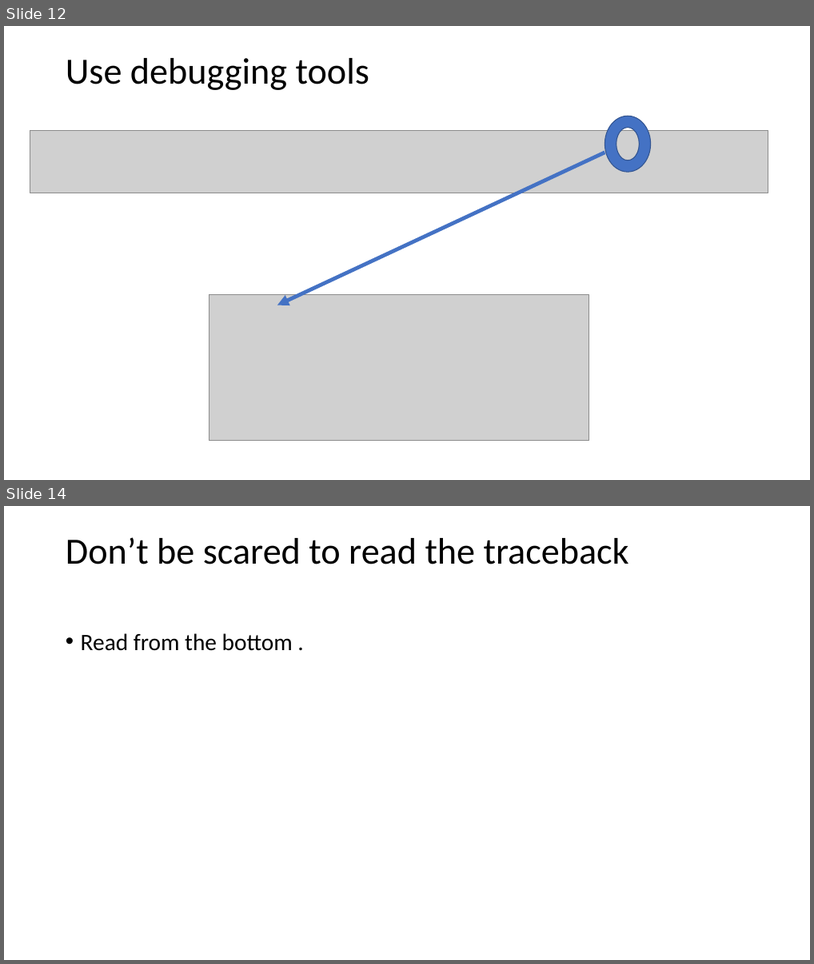
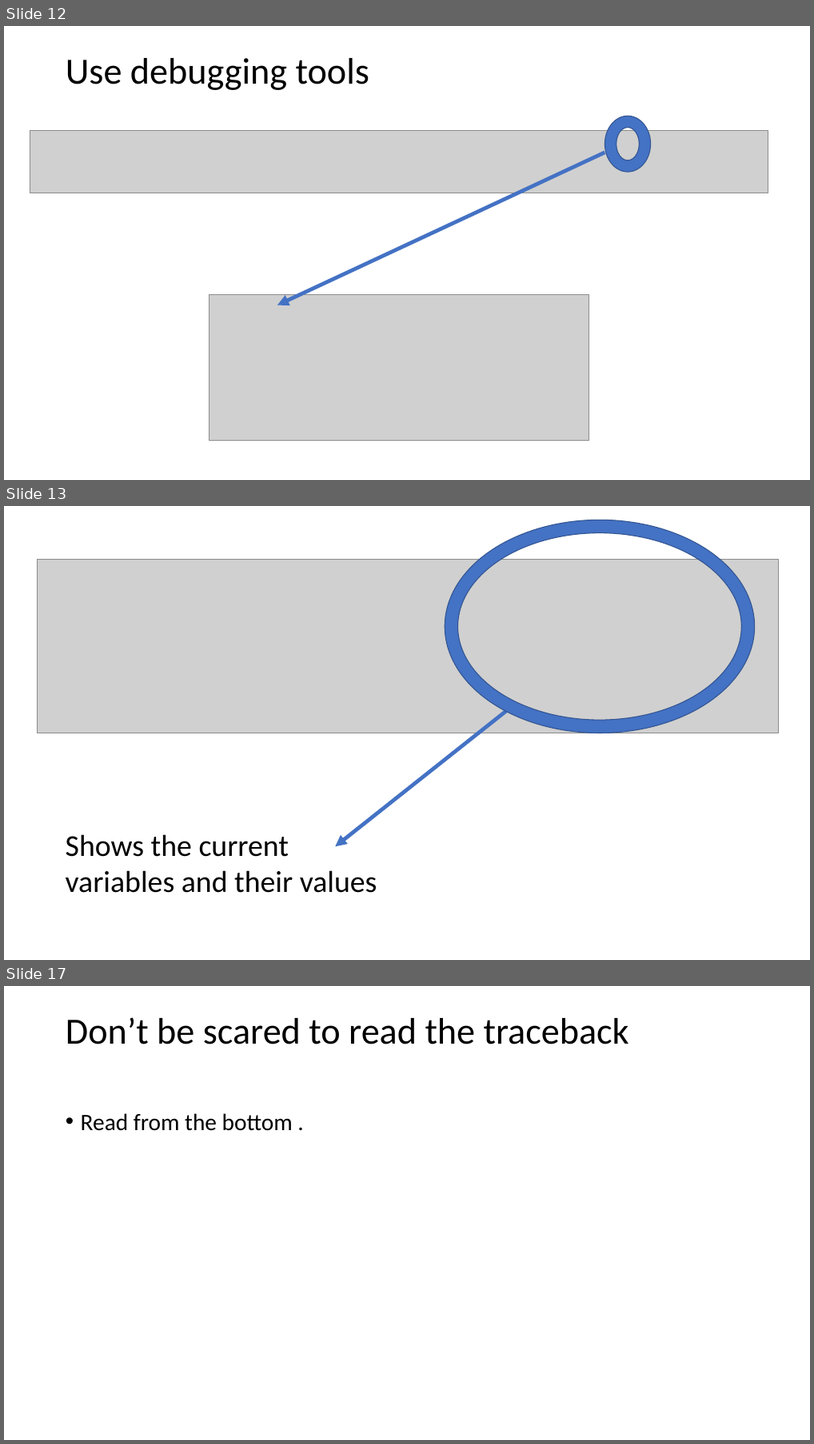
Before and after one commit to j-ales/PS4106_2024_25, a slide deck: slides/PS4106 - debugging.pptx. Shown one above the other, each under a label of ours: slides 12 and 14 before the commit, slides 12, 13 and 17 after it; the slides between them are not shown. The pictures are 814x964 and 814x1444 pixels, drawn with LibreOffice and Linux fonts; fonts in the diff are those of the drawing; grey boxes stand for pictures. Boxes give left, top, right and bottom in pixels: in the first picture for what was removed or moved away, otherwise in the second. Text is boxed around its words. In the diff, an @@ line names an element or a change of style, - is before the commit and + after.

```diff
--- a/slides/PS4106 - debugging.pptx
+++ b/slides/PS4106 - debugging.pptx
@@ slide 13 added at box(4, 506, 810, 960), background #FFFFFF @@
@@ donut added at box(445, 520, 754, 733), fill #4472C4, outline #325491 1 pt @@
@@ picture added at box(38, 559, 779, 733) @@
@@ arrow added from (511, 708) to (335, 846), #4472C4 4.5 pt @@
@@ text added at box(66, 834, 378, 892), 36 pt, text #000000 @@
+Shows the current variables and their values
@@ what was slide 14 is now slide 17 @@
```
Also in this commit, not shown: 3 slides changed, 2 other slides added, 1 other file.
